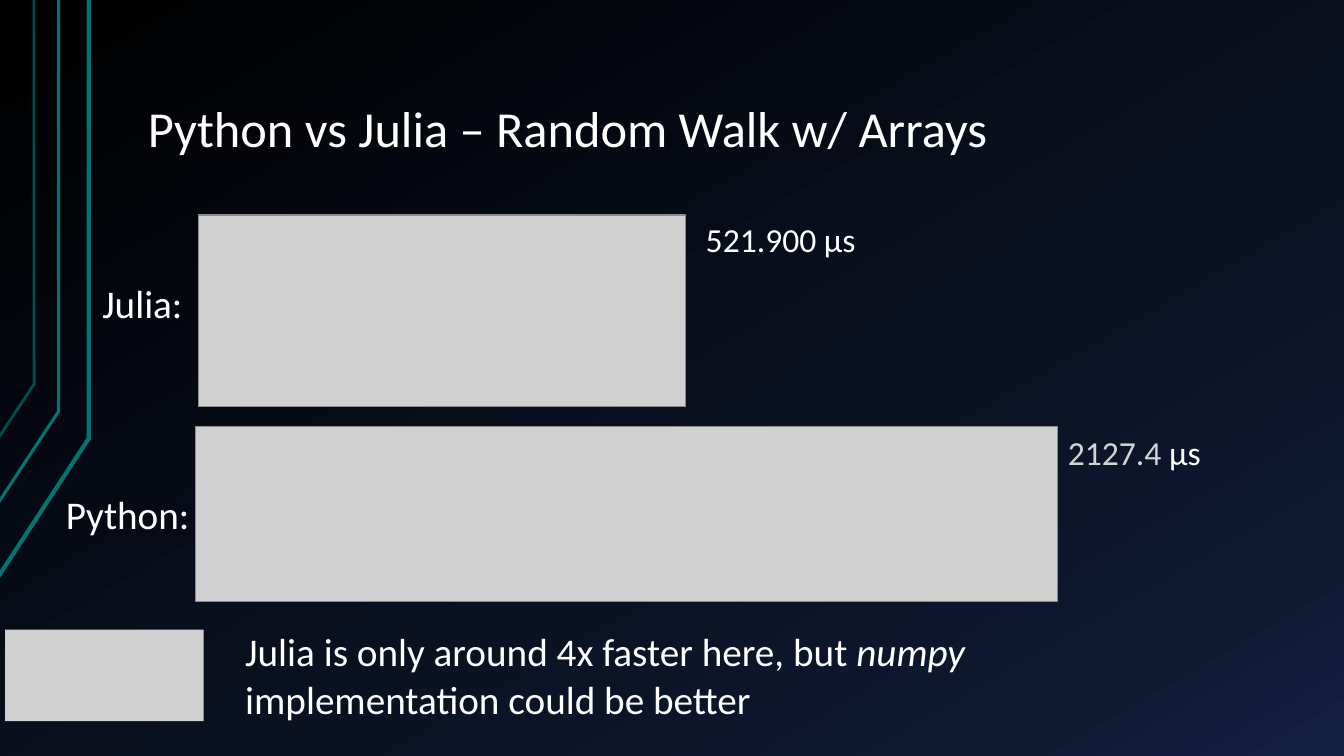
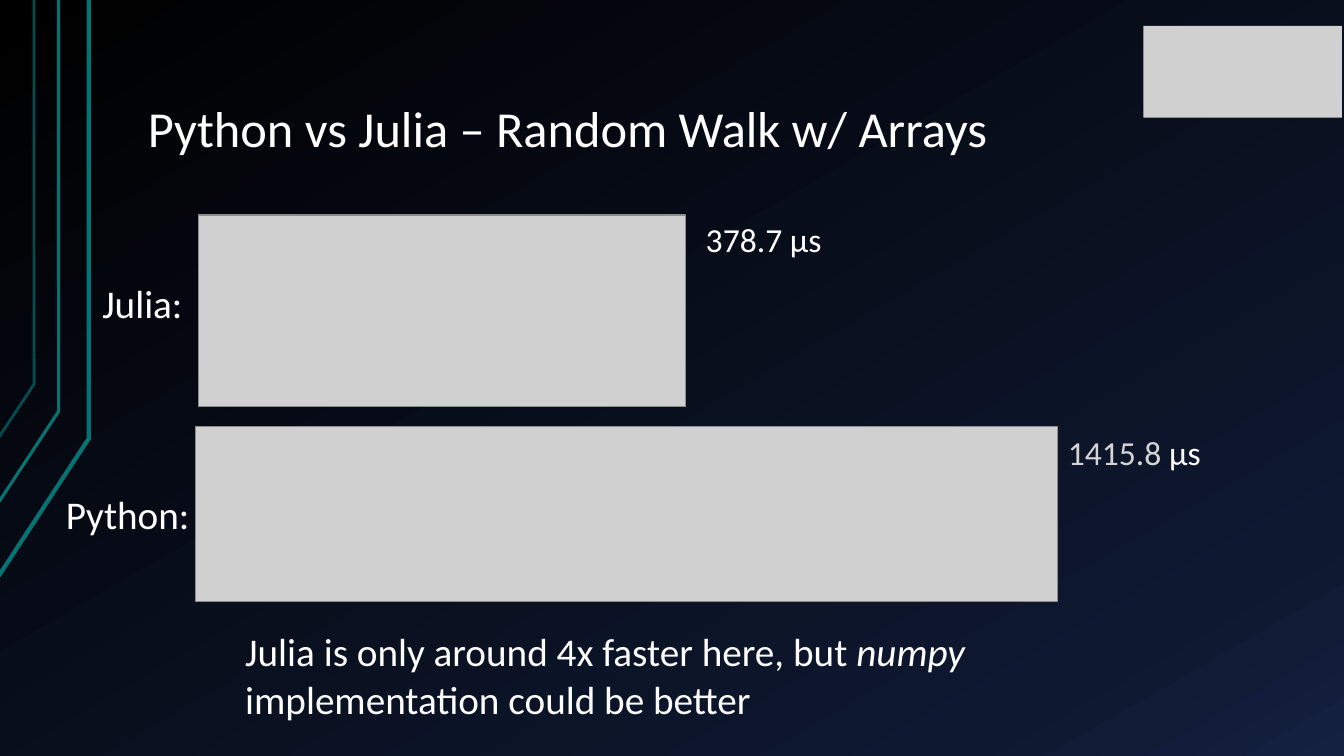
Before and after one commit to JamieMair/intro-to-julia-talk, a slide deck: slide 6 of Introduction to Julia.pptx (slide 7 before the commit). Drawn at 1344x756 pixels with LibreOffice and Linux fonts; fonts in the diff are those of the drawing; grey boxes stand for pictures. Boxes give left, top, right and bottom in pixels: in the first picture for what was removed or moved away, otherwise in the second. Text is boxed around its words. In the diff, an @@ line names an element or a change of style, - is before the commit and + after.

```diff
--- a/Introduction to Julia.pptx
+++ b/Introduction to Julia.pptx
@@ picture added at (1143,26,1342,118) @@
@@ text at (706,229,822,258): text changed @@
-521.900 μs
+378.7 μs
@@ text at (1068,442,1201,471): text changed @@
-2127.4 μs
+1415.8 μs
@@ picture removed at (5,630,204,722) @@
```
Also in this commit, not shown: 5 other slides changed, 4 slides added, 2 slides removed.
